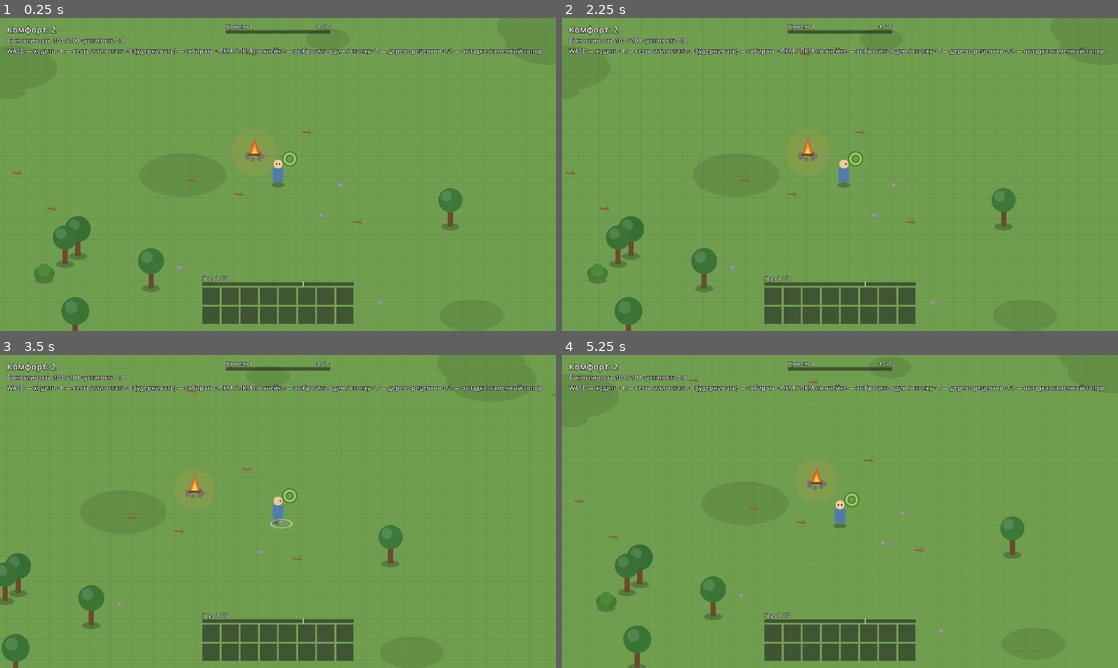
Above: before the commit, frames 1-4 (two rows, left to right).
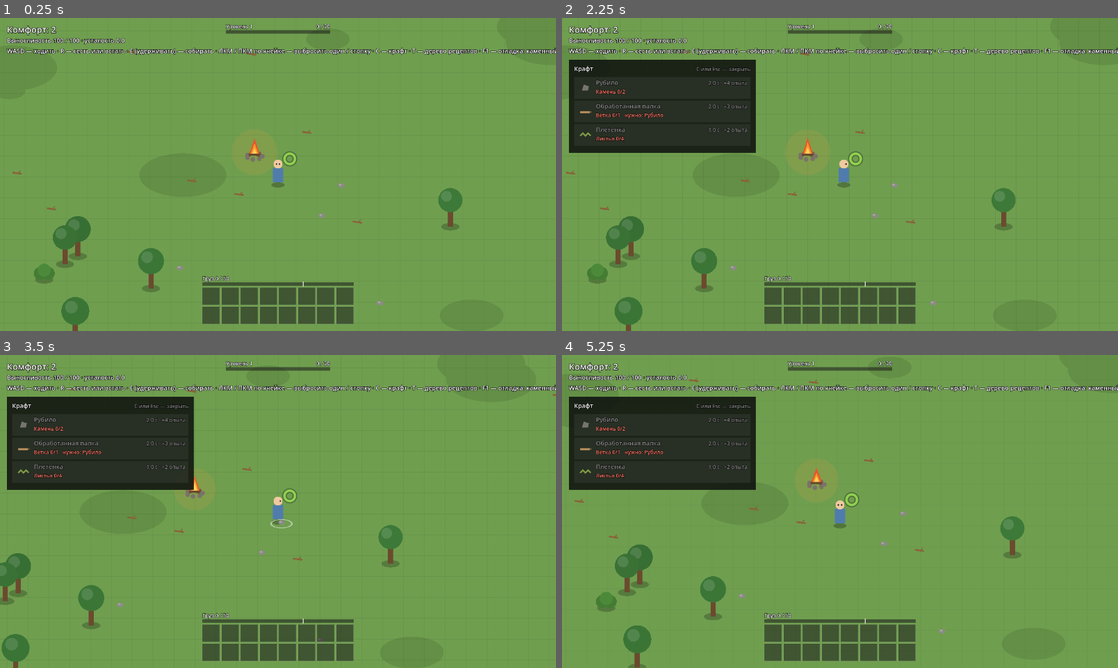
Above: after the commit, the same moments.

Repository: Chikkl/ember-wayfarer
Game: Godot game, scene res://src/main.tscn
The game is run twice, just before and just after one commit, with the same random seed, the same clock (stepped at 60 frames per second) and the same inputs.
Inputs (mouse positions are in pixels of both pictures, inside the frame that each line leads up to):
- Up to frame 1 (0.25 s): no input
- Up to frame 2 (2.25 s): tap Enter at 0.5, 2 s; drag from (840, 299) to (895, 105) at 0.52 s; tap Space at 1.25 s; drag from (728, 190) to (812, 237) at 1.27 s; move the mouse to (895, 105) at 2.02 s; hold D (move_right) from 2.03 s (still down); hold E (interact) from 2.03 s (still down); tap C (craft, bound only after the commit) at 2.1 s; click (895, 105) at 2.17 s
- Up to frame 3 (3.5 s): release D (move_right) at 2.75 s; release E (interact) at 2.75 s; drag from (250, 574) to (111, 464) at 2.77 s
- Up to frame 4 (5.25 s): tap Space at 3.5 s; move the mouse to (1006, 558) at 3.52 s; hold A (move_left) 3.53-4.25 s; tap R (rest) at 3.6 s; click (1006, 558) at 3.67 s; tap C (craft, bound only after the commit) at 3.8, 5.1 s; tap Escape (ui_cancel) at 4.15 s; drag from (673, 464) to (756, 433) at 4.27 s; tap Enter at 5 s; move the mouse to (867, 511) at 5.02 s; hold S (move_down) from 5.03 s (still down); click (867, 511) at 5.17 s

The runs differ from the first frame. In frame 1, 0.4% of the frame differs, in the area x 67-100%, y 9-12%; in frame 2, 10%; in frame 3, 10%, in the area x 1-100%, y 9-44%; in frame 4, 10%.

Commit message:
feat: Craft items from starting and unlocked recipes
- C toggles the crafting menu: starting recipes from the first
  minute and the recipes of open nodes, "have / need" for every
  material, missing ones in red, recipes from new nodes marked new
- A click makes the item over its time while a ring fills over the
  head; materials go at the end, a step or E cancels without losses
- The item must fit into the inventory after the materials are
  taken; tools stay; experience only for the first time
- Buildings show in the menu but wait for the build mode
- The inventory can remove items by kind and make a copy for checks

Diff:
--- a/project.godot
+++ b/project.godot
@@ -69,6 +69,11 @@
 , Object(InputEventJoypadButton,"resource_local_to_scene":false,"resource_name":"","device":-1,"button_index":0,"pressure":0.0,"pressed":false,"script":null)
 ]
 }
+craft={
+"deadzone": 0.5,
+"events": [Object(InputEventKey,"resource_local_to_scene":false,"resource_name":"","device":16,"window_id":0,"alt_pressed":false,"shift_pressed":false,"ctrl_pressed":false,"meta_pressed":false,"pressed":false,"keycode":0,"physical_keycode":67,"key_label":0,"unicode":0,"location":0,"echo":false,"script":null)
+]
+}
 tree={
 "deadzone": 0.5,
 "events": [Object(InputEventKey,"resource_local_to_scene":false,"resource_name":"","device":16,"window_id":0,"alt_press …(190 unchanged characters)…
--- a/src/main.tscn
+++ b/src/main.tscn
@@ -8,6 +8,7 @@
 [ext_resource type="Script" path="res://src/ui/inventory_bar.gd" id="6_inventory"]
 [ext_resource type="Script" path="res://src/ui/xp_bar.gd" id="7_xp"]
 [ext_resource type="Script" path="res://src/ui/tree_screen.gd" id="8_tree"]
+[ext_resource type="Script" path="res://src/ui/craft_menu.gd" id="9_craft"]
 
 [node name="Main" type="Node2D"]
 script = ExtResource("1_main")
@@ -50,10 +51,13 @@
 [node name="Tree" type="Control" parent="Hud"]
 script = ExtResource("8_tree")
 
+[node name="Craft" type="Control" parent="Hud"]
+script = ExtResource("9_craft")
+
 [node name="Hint" type="Label" parent="Hud"]
 offset_left = 16.0
 offset_top = 66.0
 theme_override_colors/font_outline_color = Color(0, 0, 0, 1)
 theme_override_constants/outline_size = 4
 theme_override_font_sizes/font_size = 14
-text = "WASD — ходить · R — сесть или встать · E (удерживать) — собирать · ЛКМ / ПКМ по ячейке — выбросить один / стопку · T — дерево рецептов · F1 — отладка: каменный топор"
+text = "WASD — ходить · R — сесть или встать · E (удерживать) — собирать · ЛКМ / ПКМ по ячейке — выбросить один / стопку · C — крафт · T — дерево рецептов · F1 — отладка: каменный топор"
--- /dev/null
+++ b/src/player/crafting.gd
@@ -0,0 +1,129 @@
+class_name Crafting
+extends RefCounted
+## Crafting from recipes: which recipes are available, what is missing, and making
+## an item over time. Materials are taken at the end, so a cancel loses nothing.
+## Rules: docs/systems/crafting.md. Values: data/recipes.csv.
+
+enum Problem { NONE, MATERIALS, TOOL, SPACE, BUILDING }
+
+## Rows of data/recipes.csv by id, in file order.
+var recipes: Dictionary
+## The recipe being made, "" if none.
+var current := ""
+## Seconds spent on [member current].
+var elapsed := 0.0
+
+var _inventory: Inventory
+var _tree: RecipeTree
+## Recipes made at least once: experience comes only for the first time.
+var _crafted: Array[String] = []
+
+
+func _init(recipe_rows: Dictionary, inventory: Inventory, tree: RecipeTree) -> void:
+	recipes = recipe_rows
+	_inventory = inventory
+	_tree = tree
+
+
+## Starting recipes and the recipes of open nodes, in the order of data/recipes.csv.
+func available() -> Array[String]:
+	var unlocked := _tree.unlocked_recipes()
+	var ids: Array[String] = []
+	for recipe_id: String in recipes:
+		if is_start(recipe_id) or recipe_id in unlocked:
+			ids.append(recipe_id)
+	return ids
+
+
+func is_start(recipe_id: String) -> bool:
+	return str(recipes[recipe_id].start) == "1"
+
+
+func is_building(recipe_id: String) -> bool:
+	return recipes[recipe_id].kind == "building"
+
+
+func is_first(recipe_id: String) -> bool:
+	return recipe_id not in _crafted
+
+
+func materials(recipe_id: String) -> Dictionary:
+	return DataLoader.parse_amounts(recipes[recipe_id].materials)
+
+
+## Tools the recipe needs in the inventory; they are not used up.
+func tools(recipe_id: String) -> Array[String]:
+	var ids: Array[String] = []
+	ids.assign(str(recipes[recipe_id].tools).split(";", false))
+	return ids
+
+
+func time(recipe_id: String) -> float:
+	return float(recipes[recipe_id].time)
+
+
+## Why [param recipe_id] cannot be made right now, or NONE.
+## Buildings wait for the build mode, the next part of step 1.
+func problem(recipe_id: String) -> Problem:
+	if is_building(recipe_id):
+		return Problem.BUILDING
+	var needed := materials(recipe_id)
+	for item_id: String in needed:
+		if _inventory.count(item_id) < needed[item_id]:
+			return Problem.MATERIALS
+	for tool_id in tools(recipe_id):
+		if _inventory.count(tool_id) < 1:
+			return Problem.TOOL
+	var after := _inventory.copy()
+	for item_id: String in needed:
+		after.remove(item_id, needed[item_id])
+	if after.carry_amount(recipe_id) < 1:
+		return Problem.SPACE
+	return Problem.NONE
+
+
+func is_busy() -> bool:
+	return not current.is_empty()
+
+
+## Share of the current recipe done, from 0 to 1.
+func progress() -> float:
+	return clampf(elapsed / time(current), 0.0, 1.0) if is_busy() else 0.0
+
+
+## Starts making [param recipe_id]. False if something is missing.
+func start(recipe_id: String) -> bool:
+	if problem(recipe_id) != Problem.NONE:
+		return false
+	current = recipe_id
+	elapsed = 0.0
+	return true
+
+
+func cancel() -> void:
+	current = ""
+	elapsed = 0.0
+
+
+## Advances the current recipe. When it is done, takes the materials, puts the item
+## into the inventory and returns {"item_id", "xp"}; xp is 0 after the first time.
+## Returns {} while the item is being made, or if the inventory changed and the
+## recipe can no longer be made.
+func update(delta: float) -> Dictionary:
+	if not is_busy():
+		return {}
+	elapsed += delta
+	if elapsed < time(current):
+		return {}
+	var recipe_id := current
+	cancel()
+	if problem(recipe_id) != Problem.NONE:
+		return {}
+	var needed := materials(recipe_id)
+	for item_id: String in needed:
+		_inventory.remove(item_id, needed[item_id])
+	_inventory.add(recipe_id)
+	var xp := int(recipes[recipe_id].xp) if is_first(recipe_id) else 0
+	if is_first(recipe_id):
+		_crafted.append(recipe_id)
+	return {"item_id": recipe_id, "xp": xp}
--- a/src/player/inventory.gd
+++ b/src/player/inventory.gd
@@ -6,6 +6,7 @@
 ## One slot per entry: {"item_id": String, "count": int}, an empty slot is an empty Dictionary.
 var slots: Array[Dictionary] = []
 
+var _params: Dictionary
 var _items: Dictionary
 var _carry_limit: float
 var _carry_cap: float
@@ -13,6 +14,7 @@
 
 
 func _init(params: Dictionary, items: Dictionary) -> void:
+	_params = params
 	_items = items
 	_carry_limit = float(params.carry_limit)
 	_carry_cap = _carry_limit * float(params.overload_cap)
@@ -94,6 +96,24 @@
 	return amount - left
 
 
+## Removes up to [param amount] of [param item_id], the last stacks first.
+## Returns how many were removed.
+func remove(item_id: String, amount: int) -> int:
+	var left := amount
+	for i in range(slots.size() - 1, -1, -1):
+		if left > 0 and slots[i].get("item_id") == item_id:
+			left -= take(i, left).count
+	return amount - left
+
+
+## A copy with its own slots, to try a change before making it.
+func copy() -> Inventory:
+	var other := Inventory.new(_params, _items)
+	for i in slots.size():
+		other.slots[i] = slots[i].duplicate()
+	return other
+
+
 ## Takes up to [param amount] items out of slot [param index].
 ## Returns {"item_id", "count"} of what was taken, empty if the slot was empty.
 func take(index: int, amount: int) -> Dictionary:
--- a/src/player/player.gd
+++ b/src/player/player.gd
@@ -28,6 +28,11 @@
 const LEVEL_COLOR := Color("ffd25e")
 ## A ring grows around the player on a new level.
 const LEVEL_FLASH_TIME := 0.6
+## The crafting ring over the head fills while an item is being made.
+const CRAFT_RING_CENTER := Vector2(0, -52)
+const CRAFT_RING_RADIUS := 7.0
+const CRAFT_RING_BACK := Color(0.1, 0.1, 0.1, 0.55)
+const CRAFT_RING_COLOR := Color("ffd25e")
 ## A dropped pile lands this many tiles in front of the player.
 const DROP_DISTANCE_TILES := 0.8
 
@@ -35,6 +40,7 @@
 var inventory: Inventory
 var progression: Progression
 var recipe_tree: RecipeTree
+var crafting: Crafting
 var is_resting := false
 var facing := Facing.DOWN
 
@@ -68,6 +74,7 @@
 	progression = Progression.new(GameData.params("progression"))
 	progression.leveled_up.connect(_on_leveled_up)
 	recipe_tree = RecipeTree.new(GameData.table("recipe_tree"))
+	crafting = Crafting.new(GameData.table("recipes"), inventory, recipe_tree)
 	_tools = GameData.table("tools")
 	_hands_interval = float(gathering.hit_interval)
 	_work = WorkRhythm.new(_hands_interval)
@@ -79,6 +86,9 @@
 func _physics_process(delta: float) -> void:
 	var input := Input.get_vector("move_left", "move_right", "move_up", "move_down")
 	is_resting = next_resting(is_resting, input, Input.is_action_just_pressed("rest"))
+	if crafting.is_busy() and (input != Vector2.ZERO or Input.is_action_just_pressed("interact")):
+		crafting.cancel()
+	_finish_craft(crafting.update(delta))
 	_move(input, delta)
 	_gather(delta)
 	_debug_give_tool()
@@ -92,6 +102,16 @@
 	_hit_flash = maxf(_hit_flash - delta, 0.0)
 	_level_flash = maxf(_level_flash - delta, 0.0)
 	queue_redraw()
+
+
+## Starts making [param recipe_id]: the player stands still until it is done,
+## a step or the work button cancels it. Rules: docs/systems/crafting.md, "Изготовление".
+func start_craft(recipe_id: String) -> bool:
+	if not crafting.start(recipe_id):
+		return false
+	_work.stop()
+	_target = null
+	return true
 
 
 ## Comfort at the player's feet: the camp they stand in, or zero outside.
@@ -205,11 +225,20 @@
 
 ## Experience for a result, shown as "+N опыта" over [param at].
 ## Rules: docs/systems/tech-tree.md, "Опыт и уровень".
-func _gain_xp(amount: int, at: Vector2) -> void:
+func _gain_xp(amount: int, at: Vector2, note := "") -> void:
 	if amount <= 0:
 		return
-	FloatingText.spawn(get_parent(), at, "+%d опыта" % amount, XP_COLOR)
+	FloatingText.spawn(get_parent(), at, "+%d опыта%s" % [amount, note], XP_COLOR)
 	progression.add_xp(amount)
+
+
+## A made item flies into the inventory; the first one also gives experience.
+func _finish_craft(result: Dictionary) -> void:
+	if result.is_empty():
+		return
+	var item_name: String = _items[result.item_id].name
+	FloatingText.spawn(get_parent(), position + Vector2(0, -52), "+1 %s" % item_name)
+	_gain_xp(result.xp, position + Vector2(0, -68), " · впервые")
 
 
 func _on_leveled_up(level: int) -> void:
@@ -283,6 +312,19 @@
 	_draw_eyes(head)
 	if _target != null and _tool.id not in NodeHarvest.NO_TOOL:
 		_draw_tool()
+	if crafting.is_busy():
+		draw_arc(CRAFT_RING_CENTER, CRAFT_RING_RADIUS, 0.0, TAU, 32, CRAFT_RING_BACK, 4.0, true)
+		var end_angle := -PI / 2.0 + TAU * crafting.progress()
+		draw_arc(
+			CRAFT_RING_CENTER,
+			CRAFT_RING_RADIUS,
+			-PI / 2.0,
+			end_angle,
+			32,
+			CRAFT_RING_COLOR,
+			3.0,
+			true
+		)
 	if _level_flash > 0.0:
 		var t := _level_flash / LEVEL_FLASH_TIME
 		var color := LEVEL_COLOR
--- /dev/null
+++ b/src/ui/craft_menu.gd
@@ -0,0 +1,183 @@
+class_name CraftMenu
+extends Control
+## The crafting menu on the left: starting recipes and recipes of open nodes,
+## "have / need" for every material, a click makes the item.
+## Feedback rules: docs/systems/crafting.md, "Обратная связь игроку".
+
+const WIDTH_PX := 430.0
+const ROW_HEIGHT_PX := 54.0
+const HEADER_PX := 40.0
+const MARGIN_PX := 12.0
+const TOP_PX := 96
+const ICON_X_PX := 26.0
+const TEXT_X_PX := 50.0
+const FONT_SIZE := 12
+const NAME_SIZE := 14
+const PANEL_COLOR := Color(0.06, 0.07, 0.06, 0.88)
+const ROW_COLOR := Color(1, 1, 1, 0.06)
+const MISSING_COLOR := Color("ff7a6a")
+const MUTED_COLOR := Color(1, 1, 1, 0.55)
+const NEW_COLOR := Color("ffd25e")
+const XP_COLOR := Color("6fb7e8")
+const PROGRESS_COLOR := Color("ffd25e")
+
+var crafting: Crafting
+
+var _player: Player
+var _tree: RecipeTree
+var _items: Dictionary
+## Recipes shown, top to bottom.
+var _rows: Array[String] = []
+## Recipes from tree nodes the player has already seen in the menu.
+var _seen: Array[String] = []
+
+
+func setup(player: Player, items: Dictionary) -> void:
+	_player = player
+	crafting = player.crafting
+	_tree = player.recipe_tree
+	_items = items
+	position = Vector2(16, TOP_PX)
+	mouse_filter = MOUSE_FILTER_STOP
+	_refresh()
+	hide()
+
+
+func toggle() -> void:
+	if visible:
+		close()
+	else:
+		show()
+
+
+## Hides the menu; recipes from new nodes stop being marked as new.
+func close() -> void:
+	if visible:
+		_seen.assign(crafting.available())
+	hide()
+
+
+## Id of the recipe in the row under [param point] in local coordinates, or "".
+func recipe_at(point: Vector2) -> String:
+	for i in _rows.size():
+		if _row_rect(i).has_point(point):
+			return _rows[i]
+	return ""
+
+
+## Center of the row of [param recipe_id] on the screen, for a click.
+func recipe_center(recipe_id: String) -> Vector2:
+	return get_global_transform() * _row_rect(_rows.find(recipe_id)).get_center()
+
+
+func _row_rect(index: int) -> Rect2:
+	var top := HEADER_PX + index * ROW_HEIGHT_PX
+	return Rect2(MARGIN_PX, top, WIDTH_PX - 2 * MARGIN_PX, ROW_HEIGHT_PX - 4)
+
+
+func _refresh() -> void:
+	_rows = crafting.available()
+	size = Vector2(WIDTH_PX, HEADER_PX + _rows.size() * ROW_HEIGHT_PX + MARGIN_PX)
+
+
+func _gui_input(event: InputEvent) -> void:
+	var click := event as InputEventMouseButton
+	if click == null or not click.pressed or click.button_index != MOUSE_BUTTON_LEFT:
+		return
+	var recipe_id := recipe_at(click.position)
+	if not recipe_id.is_empty():
+		_player.start_craft(recipe_id)
+	accept_event()
+
+
+func _process(_delta: float) -> void:
+	if visible:
+		_refresh()
+		queue_redraw()
+
+
+func _draw() -> void:
+	var font := ThemeDB.fallback_font
+	draw_rect(Rect2(Vector2.ZERO, size), PANEL_COLOR)
+	_text(font, Vector2(MARGIN_PX, 26), "Крафт", NAME_SIZE)
+	var hint := "C или Esc — закрыть"
+	var hint_width := font.get_string_size(hint, HORIZONTAL_ALIGNMENT_LEFT, -1, FONT_SIZE).x
+	_text(font, Vector2(size.x - MARGIN_PX - hint_width, 26), hint, FONT_SIZE, MUTED_COLOR)
+	for i in _rows.size():
+		_draw_row(font, i)
+
+
+func _draw_row(font: Font, index: int) -> void:
+	var recipe_id := _rows[index]
+	var rect := _row_rect(index)
+	var problem := crafting.problem(recipe_id)
+	var ready := problem == Crafting.Problem.NONE
+	draw_rect(rect, ROW_COLOR)
+	if recipe_id in _items:
+		ItemIcon.draw(
+			self, recipe_id, Vector2(rect.position.x + ICON_X_PX, rect.get_center().y + 8), 2.0
+		)
+
+	var left := rect.position.x + TEXT_X_PX
+	var name_color := Color.WHITE if ready else MUTED_COLOR
+	var name: String = crafting.recipes[recipe_id].name
+	_text(font, Vector2(left, rect.position.y + 18), name, NAME_SIZE, name_color)
+	var name_width := font.get_string_size(name, HORIZONTAL_ALIGNMENT_LEFT, -1, NAME_SIZE).x
+	if recipe_id in _tree.unlocked_recipes() and recipe_id not in _seen:
+		_text(
+			font,
+			Vector2(left + name_width + 8, rect.position.y + 18),
+			"новое",
+			FONT_SIZE,
+			NEW_COLOR
+		)
+
+	var x := left
+	var line_y := rect.position.y + 38
+	var needed := crafting.materials(recipe_id)
+	for item_id: String in needed:
+		var have := _player.inventory.count(item_id)
+		var part := "%s %d/%d" % [_item_name(item_id), mini(have, needed[item_id]), needed[item_id]]
+		var color := MUTED_COLOR if have >= needed[item_id] else MISSING_COLOR
+		x = _text(font, Vector2(x, line_y), part + "   ", FONT_SIZE, color)
+	for tool_id in crafting.tools(recipe_id):
+		var color := MUTED_COLOR if _player.inventory.count(tool_id) > 0 else MISSING_COLOR
+		x = _text(font, Vector2(x, line_y), "нужно: " + _item_name(tool_id), FONT_SIZE, color)
+
+	var right := _right_note(recipe_id, problem)
+	var right_width := font.get_string_size(right, HORIZONTAL_ALIGNMENT_LEFT, -1, FONT_SIZE).x
+	var right_color := XP_COLOR if ready else MUTED_COLOR
+	_text(
+		font,
+		Vector2(rect.end.x - 6 - right_width, rect.position.y + 18),
+		right,
+		FONT_SIZE,
+		right_color
+	)
+	if crafting.current == recipe_id:
+		var bar := Rect2(rect.position.x, rect.end.y - 3, rect.size.x * crafting.progress(), 3)
+		draw_rect(bar, PROGRESS_COLOR)
+
+
+## Time and first-time experience, or why the recipe cannot be made.
+func _right_note(recipe_id: String, problem: Crafting.Problem) -> String:
+	match problem:
+		Crafting.Problem.BUILDING:
+			return "строить — позже"
+		Crafting.Problem.SPACE:
+			return "нет места"
+	var note := "%s с" % str(crafting.time(recipe_id)).replace(".", ",")
+	if crafting.is_first(recipe_id):
+		note += " · +%d опыта" % int(crafting.recipes[recipe_id].xp)
+	return note
+
+
+func _item_name(item_id: String) -> String:
+	return _items[item_id].name if item_id in _items else item_id
+
+
+## Draws [param text] and returns the x where the next text can start.
+func _text(font: Font, at: Vector2, text: String, font_size: int, color := Color.WHITE) -> float:
+	draw_string_outline(font, at, text, HORIZONTAL_ALIGNMENT_LEFT, -1, font_size, 3, Color.BLACK)
+	draw_string(font, at, text, HORIZONTAL_ALIGNMENT_LEFT, -1, font_size, color)
+	return at.x + font.get_string_size(text, HORIZONTAL_ALIGNMENT_LEFT, -1, font_size).x
--- a/src/ui/hud.gd
+++ b/src/ui/hud.gd
@@ -11,6 +11,7 @@
 @onready var _inventory_bar: InventoryBar = $Inventory
 @onready var _xp_bar: XpBar = $Experience
 @onready var _tree_screen: TreeScreen = $Tree
+@onready var _craft_menu: CraftMenu = $Craft
 
 
 func _ready() -> void:
@@ -18,20 +19,31 @@
 	_inventory_bar.drop_requested.connect(player.drop_from_slot)
 	_xp_bar.setup(player.progression)
 	_tree_screen.setup(player.recipe_tree, player.progression, GameData.table("recipes"))
+	_craft_menu.setup(player, GameData.table("items"))
 
 
-## The tree screen reads the same actions as the player, in the physics frame,
-## so capture mode can open it too.
+## The screens read the same actions as the player, in the physics frame,
+## so capture mode can open them too. One screen at a time: they overlap.
 func _physics_process(_delta: float) -> void:
 	if Input.is_action_just_pressed("tree"):
+		_craft_menu.close()
 		_tree_screen.toggle()
+	elif Input.is_action_just_pressed("craft"):
+		_tree_screen.hide()
+		_craft_menu.toggle()
 	elif Input.is_action_just_pressed("ui_cancel"):
 		_tree_screen.hide()
+		_craft_menu.close()
 
 
 ## The recipe tree screen, for capture mode clicks.
 func tree_screen() -> TreeScreen:
 	return _tree_screen
+
+
+## The crafting menu, for capture mode clicks.
+func craft_menu() -> CraftMenu:
+	return _craft_menu
 
 
 ## Capture mode keeps only the inventory and experience bars: the text lines
--- /dev/null
+++ b/tests/unit/test_crafting.gd
@@ -0,0 +1,111 @@
+extends GutTest
+## Crafting from docs/systems/crafting.md with real data/recipes.csv.
+
+var inventory: Inventory
+var tree: RecipeTree
+var crafting: Crafting
+
+
+func before_each() -> void:
+	inventory = Inventory.new(GameData.params("gathering"), GameData.table("items"))
+	tree = RecipeTree.new(GameData.table("recipe_tree"))
+	crafting = Crafting.new(GameData.table("recipes"), inventory, tree)
+
+
+func _open(node_id: String) -> void:
+	var progression := Progression.new(GameData.params("progression"))
+	progression.points = 1
+	tree.open(node_id, progression)
+
+
+func test_starting_recipes_are_there_from_the_first_minute() -> void:
+	assert_eq(crafting.available(), ["chopper", "shaped_stick", "plait"])
+
+
+func test_open_nodes_add_their_recipes() -> void:
+	_open("stonework")
+	assert_has(crafting.available(), "stone_axe")
+	_open("weaving")
+	assert_has(crafting.available(), "bedroll")
+	assert_eq(crafting.problem("bedroll"), Crafting.Problem.BUILDING, "Buildings come later")
+
+
+func test_what_is_missing() -> void:
+	assert_eq(crafting.problem("chopper"), Crafting.Problem.MATERIALS)
+	inventory.add("stick")
+	assert_eq(crafting.problem("shaped_stick"), Crafting.Problem.TOOL, "The chopper is needed")
+	inventory.add("chopper")
+	assert_eq(crafting.problem("shaped_stick"), Crafting.Problem.NONE)
+
+
+func test_no_room_after_the_materials_are_taken() -> void:
+	inventory.add("log", 7)
+	inventory.add("stone", 3)
+	inventory.add("leaves", 4)
+	assert_eq(crafting.problem("plait"), Crafting.Problem.SPACE, "76 + 1 is over the cap of 75")
+	inventory.remove("stone", 1)
+	assert_eq(crafting.problem("plait"), Crafting.Problem.NONE)
+
+
+func test_an_item_takes_its_time_and_the_materials_go_at_the_end() -> void:
+	inventory.add("stone", 2)
+	assert_true(crafting.start("chopper"))
+	assert_eq(crafting.update(1.0), {})
+	assert_eq(inventory.count("stone"), 2, "Nothing is taken before the end")
+	assert_almost_eq(crafting.progress(), 0.5, 0.001)
+	assert_eq(crafting.update(1.0), {"item_id": "chopper", "xp": 4})
+	assert_eq(inventory.count("stone"), 0)
+	assert_eq(inventory.count("chopper"), 1)
+	assert_false(crafting.is_busy())
+
+
+func test_experience_only_for_the_first_time() -> void:
+	inventory.add("leaves", 8)
+	crafting.start("plait")
+	assert_eq(crafting.update(1.0).xp, 2)
+	crafting.start("plait")
+	assert_eq(crafting.update(1.0).xp, 0)
+	assert_eq(inventory.count("plait"), 2)
+
+
+func test_the_tool_stays() -> void:
+	inventory.add("stick")
+	inventory.add("chopper")
+	crafting.start("shaped_stick")
+	crafting.update(2.0)
+	assert_eq(inventory.count("chopper"), 1)
+	assert_eq(inventory.count("shaped_stick"), 1)
+
+
+func test_the_axe_takes_the_chopper_stick_and_plait() -> void:
+	_open("stonework")
+	inventory.add("chopper")
+	inventory.add("shaped_stick")
+	inventory.add("plait")
+	crafting.start("stone_axe")
+	assert_eq(crafting.update(2.0), {"item_id": "stone_axe", "xp": 10})
+	for item_id in ["chopper", "shaped_stick", "plait"]:
+		assert_eq(inventory.count(item_id), 0, item_id)
+
+
+func test_cancel_loses_nothing() -> void:
+	inventory.add("stone", 2)
+	crafting.start("chopper")
+	crafting.update(1.5)
+	crafting.cancel()
+	assert_eq(inventory.count("stone"), 2)
+	assert_eq(crafting.update(1.0), {})
+
+
+func test_materials_gone_while_crafting_make_nothing() -> void:
+	inventory.add("stone", 2)
+	crafting.start("chopper")
+	inventory.remove("stone", 1)
+	assert_eq(crafting.update(2.0), {})
+	assert_eq(inventory.count("chopper"), 0)
+	assert_eq(inventory.count("stone"), 1)
+
+
+func test_cannot_start_without_materials() -> void:
+	assert_false(crafting.start("chopper"))
+	assert_false(crafting.is_busy())
--- a/tests/unit/test_gathering_flow.gd
+++ b/tests/unit/test_gathering_flow.gd
@@ -90,3 +90,23 @@
 
 func _piles() -> Array[Node]:
 	return world.get_children().filter(func(node: Node) -> bool: return node is GroundItem)
+
+
+func test_crafting_while_standing_makes_the_item() -> void:
+	player.inventory.add("stone", 2)
+	assert_true(player.start_craft("chopper"))
+	await wait_seconds(2.2)
+	assert_eq(player.inventory.count("chopper"), 1)
+	assert_eq(player.progression.xp, 4, "First chopper")
+
+
+func test_a_step_cancels_crafting_and_keeps_the_materials() -> void:
+	player.inventory.add("stone", 2)
+	player.start_craft("chopper")
+	await wait_physics_frames(30)
+	Input.action_press("move_right")
+	await wait_physics_frames(5)
+	Input.action_release("move_right")
+	await wait_seconds(2.0)
+	assert_eq(player.inventory.count("chopper"), 0)
+	assert_eq(player.inventory.count("stone"), 2)
--- a/tests/unit/test_inventory.gd
+++ b/tests/unit/test_inventory.gd
@@ -80,3 +80,19 @@
 	assert_eq(inventory.take(0, 5), {"item_id": "stick", "count": 2})
 	assert_eq(inventory.slots[0], {})
 	assert_eq(inventory.take(0, 1), {})
+
+
+func test_remove_takes_from_the_last_stacks_first() -> void:
+	inventory.add("log", 25)
+	assert_eq(inventory.remove("log", 7), 7)
+	assert_eq(inventory.slots[0], {"item_id": "log", "count": 18})
+	assert_eq(inventory.slots[1], {}, "The last stack of 5 went first")
+	assert_eq(inventory.remove("log", 30), 18, "Only what is there")
+
+
+func test_copy_has_its_own_slots() -> void:
+	inventory.add("stone", 2)
+	var copy := inventory.copy()
+	copy.remove("stone", 2)
+	assert_eq(inventory.count("stone"), 2)
+	assert_eq(copy.count("stone"), 0)
Not shown, added: src/player/crafting.gd.uid
Not shown, added: src/ui/craft_menu.gd.uid
Not shown, added: tests/unit/test_crafting.gd.uid
